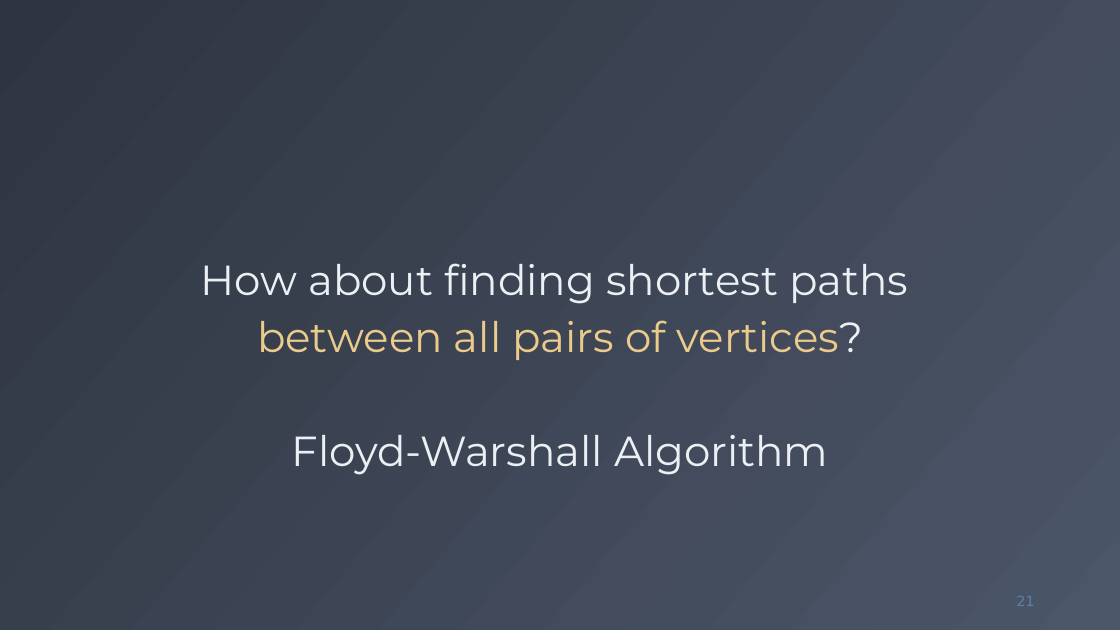
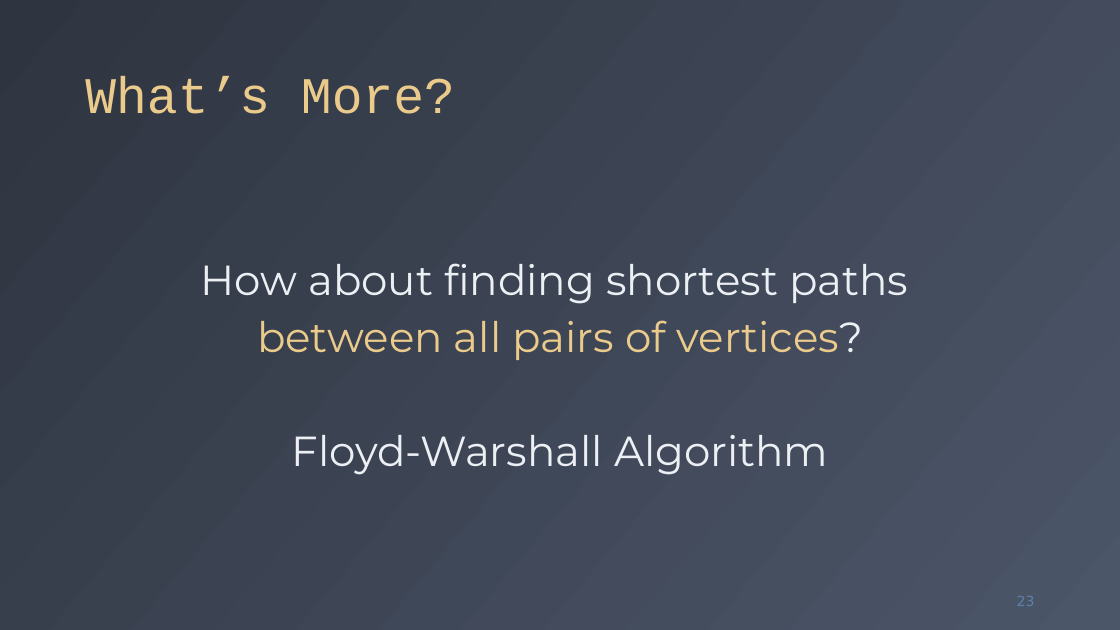
Before and after one commit to fchauvel/ntnu-idata2302-website, a slide deck: slide 23 of source/graphs/shortest_path/_static/shortest_path.pptx (slide 21 before the commit). Drawn at 1120x630 pixels with LibreOffice and Linux fonts; fonts in the diff are those of the drawing. Boxes give left, top, right and bottom in pixels: in the first picture for what was removed or moved away, otherwise in the second. Text is boxed around its words. In the diff, an @@ line names an element or a change of style, - is before the commit and + after.

```diff
--- a/source/graphs/shortest_path/_static/shortest_path.pptx
+++ b/source/graphs/shortest_path/_static/shortest_path.pptx
@@ title added at (85,76,455,114), 44 pt, text #EBCB8B @@
+What’s More?
@@ page number at (1017,596,1035,606): text changed @@
-21
+23
```
Also in this commit, not shown: 6 other slides changed, 3 slides added, 2 other files.
